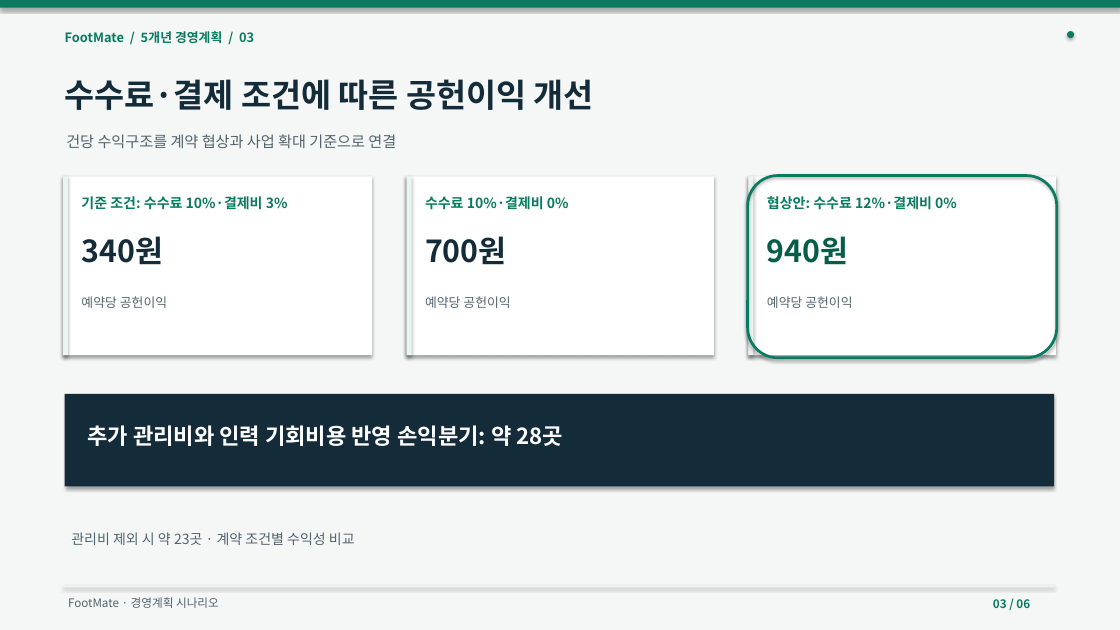
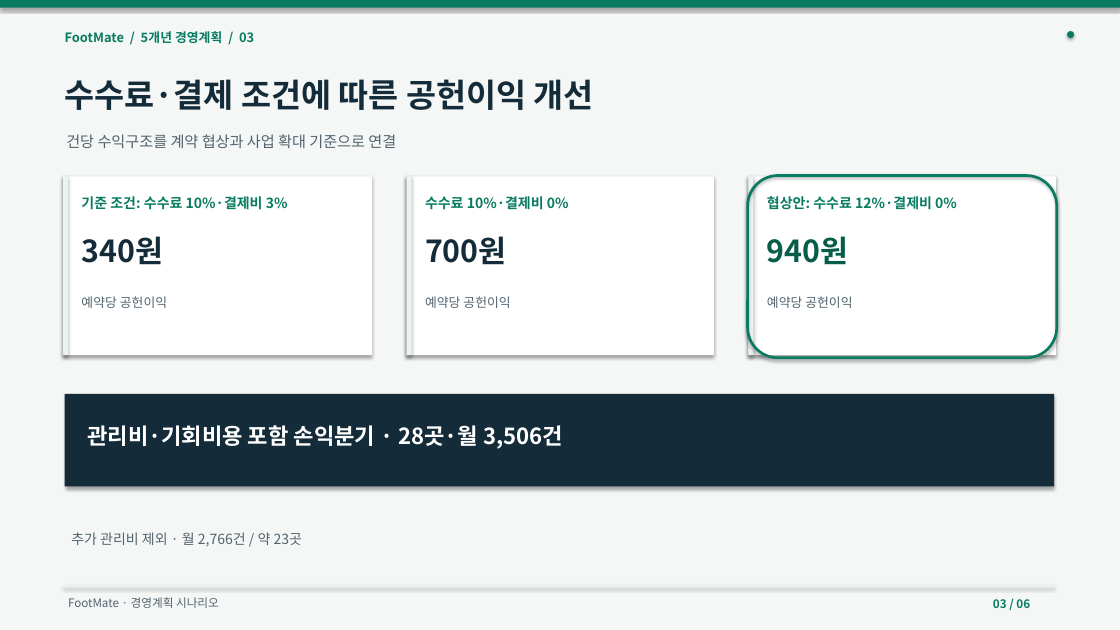
Before and after one commit to dohyunkimmm/footmate-case-study, a slide deck: slide 3 of src/case-study/downloads/footmate_5year_strategy.pptx. Drawn at 1120x630 pixels with LibreOffice and Linux fonts; fonts in the diff are those of the drawing. Boxes give left, top, right and bottom in pixels: in the first picture for what was removed or moved away, otherwise in the second. Text is boxed around its words. In the diff, an @@ line names an element or a change of style, - is before the commit and + after.

```diff
--- a/src/case-study/downloads/footmate_5year_strategy.pptx
+++ b/src/case-study/downloads/footmate_5year_strategy.pptx
@@ text at (87,425,563,449): text changed @@
-추가 관리비와 인력 기회비용 반영 손익분기: 약 28곳
+관리비·기회비용 포함 손익분기 · 28곳·월 3,506건
@@ text at (71,532,302,547): text changed @@
-관리비 제외 시 약 23곳 · 계약 조건별 수익성 비교
+추가 관리비 제외 · 월 2,766건 / 약 23곳
```
Also in this commit, not shown: 1 other slide changed, 10 other files.
